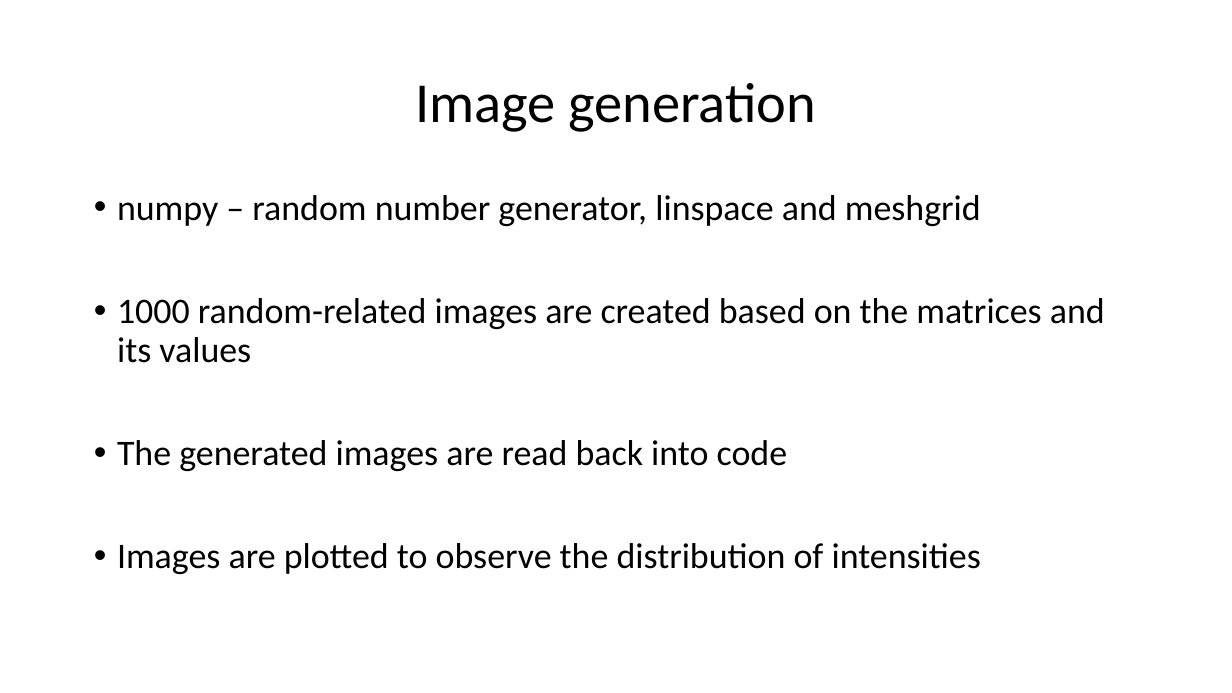
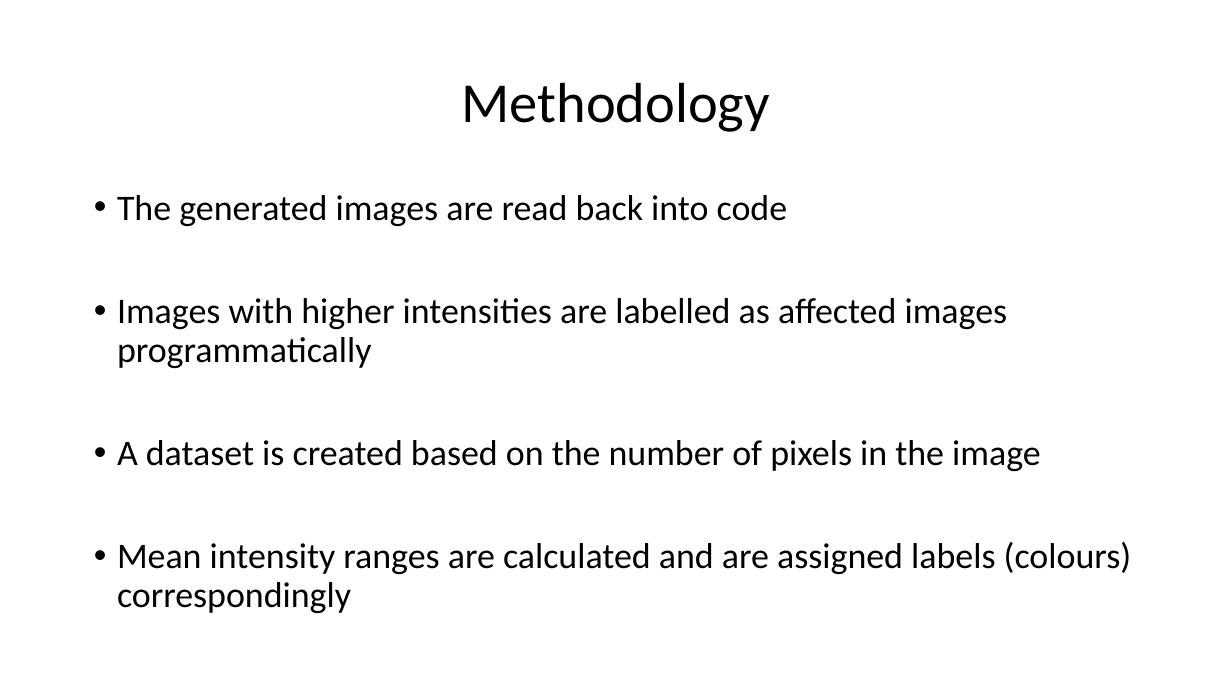
Before and after one commit to nsudhanva/eit, a slide deck: slide 6 of docs/Electrical Impedance Tomography.pptx (slide 5 before the commit). Drawn at 1232x693 pixels with LibreOffice and Linux fonts; fonts in the diff are those of the drawing. Boxes give left, top, right and bottom in pixels: in the first picture for what was removed or moved away, otherwise in the second. Text is boxed around its words. In the diff, an @@ line names an element or a change of style, - is before the commit and + after.

```diff
--- a/docs/Electrical Impedance Tomography.pptx
+++ b/docs/Electrical Impedance Tomography.pptx
@@ title at [461,82,769,132]: text changed @@
-Image generation
+Methodology
@@ text at [117,195,1105,363]: paragraphs removed @@
-• numpy – random number generator, linspace and meshgrid
-• 1000 random-related images are created based on the matrices and its values
@@ text at [117,298,1131,613]: text changed @@
-• Images are plotted to observe the distribution of intensities
+• Images with higher intensities are labelled as affected images programmatically
+• A dataset is created based on the number of pixels in the image
+• Mean intensity ranges are calculated and are assigned labels (colours) correspondingly
```
Also in this commit, not shown: 4 other slides changed, 2 slides added, 1 slide removed, 1 other file.
